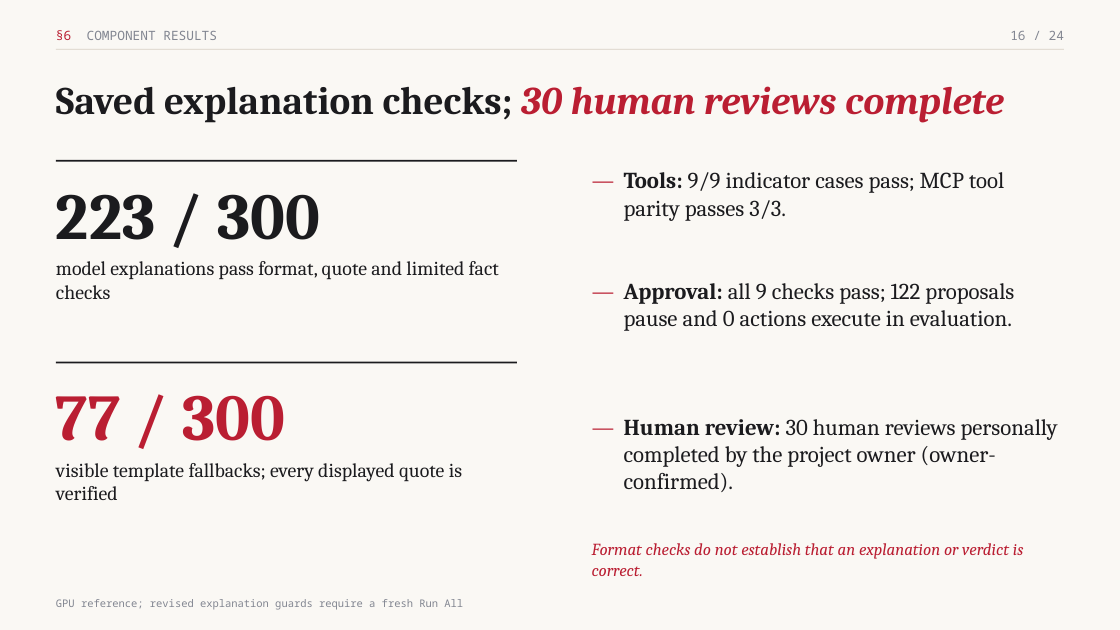
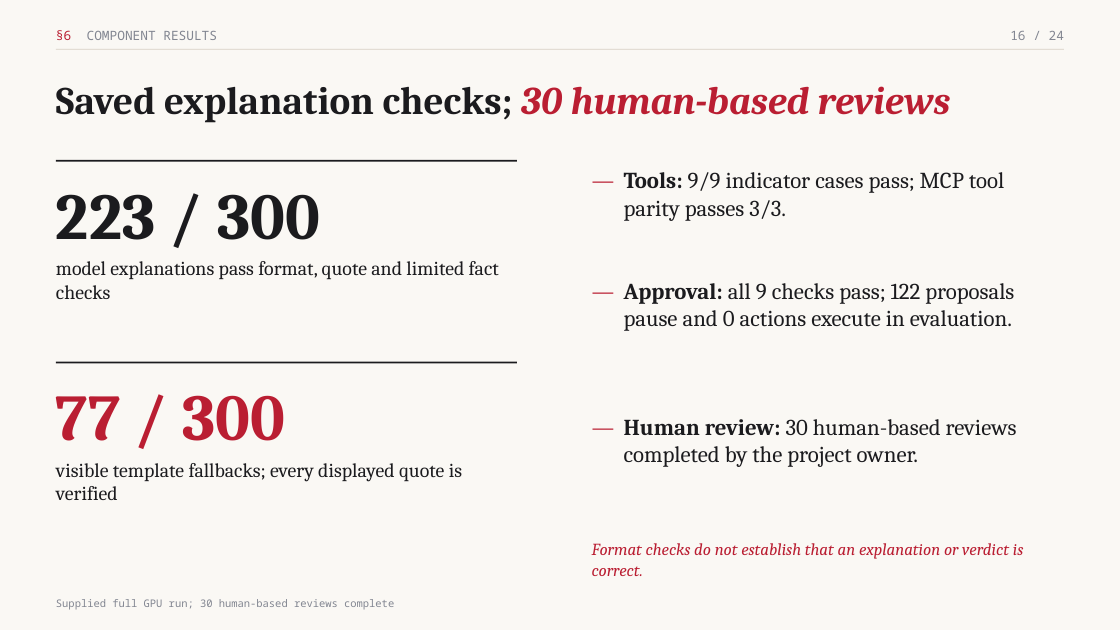
Before and after one commit to kaustubh-dot/Phishing_Email_Triage, a slide deck: slide 16 of output/presentations/P13_Phishing_Triage_Updated.pptx. Drawn at 1120x630 pixels with LibreOffice and Linux fonts; fonts in the diff are those of the drawing. Boxes give left, top, right and bottom in pixels: in the first picture for what was removed or moved away, otherwise in the second. Text is boxed around its words. In the diff, an @@ line names an element or a change of style, - is before the commit and + after.

Commit message:
Finalize saved-output submission and 30 human-based reviews

```diff
--- a/output/presentations/P13_Phishing_Triage_Updated.pptx
+++ b/output/presentations/P13_Phishing_Triage_Updated.pptx
@@ text at [56, 86, 950, 123]: text changed @@
-Saved explanation checks; 30 human reviews complete
+Saved explanation checks; 30 human-based reviews
@@ text at [624, 419, 1017, 467]: text changed @@
-Human review: 30 human reviews personally completed by the project owner (owner-confirmed).
+Human review: 30 human-based reviews completed by the project owner.
@@ text at [56, 599, 394, 610]: text changed @@
-GPU reference; revised explanation guards require a fresh Run All
+Supplied full GPU run; 30 human-based reviews complete
```
Also in this commit, not shown: 1 other slide changed, 39 other files.
